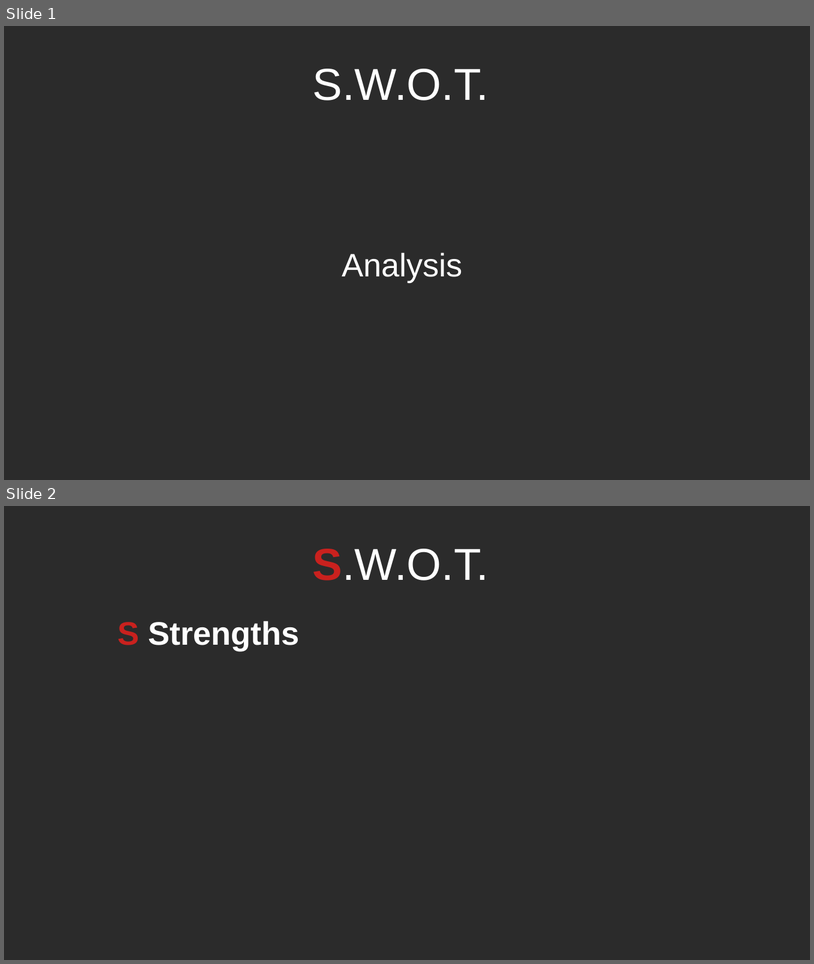
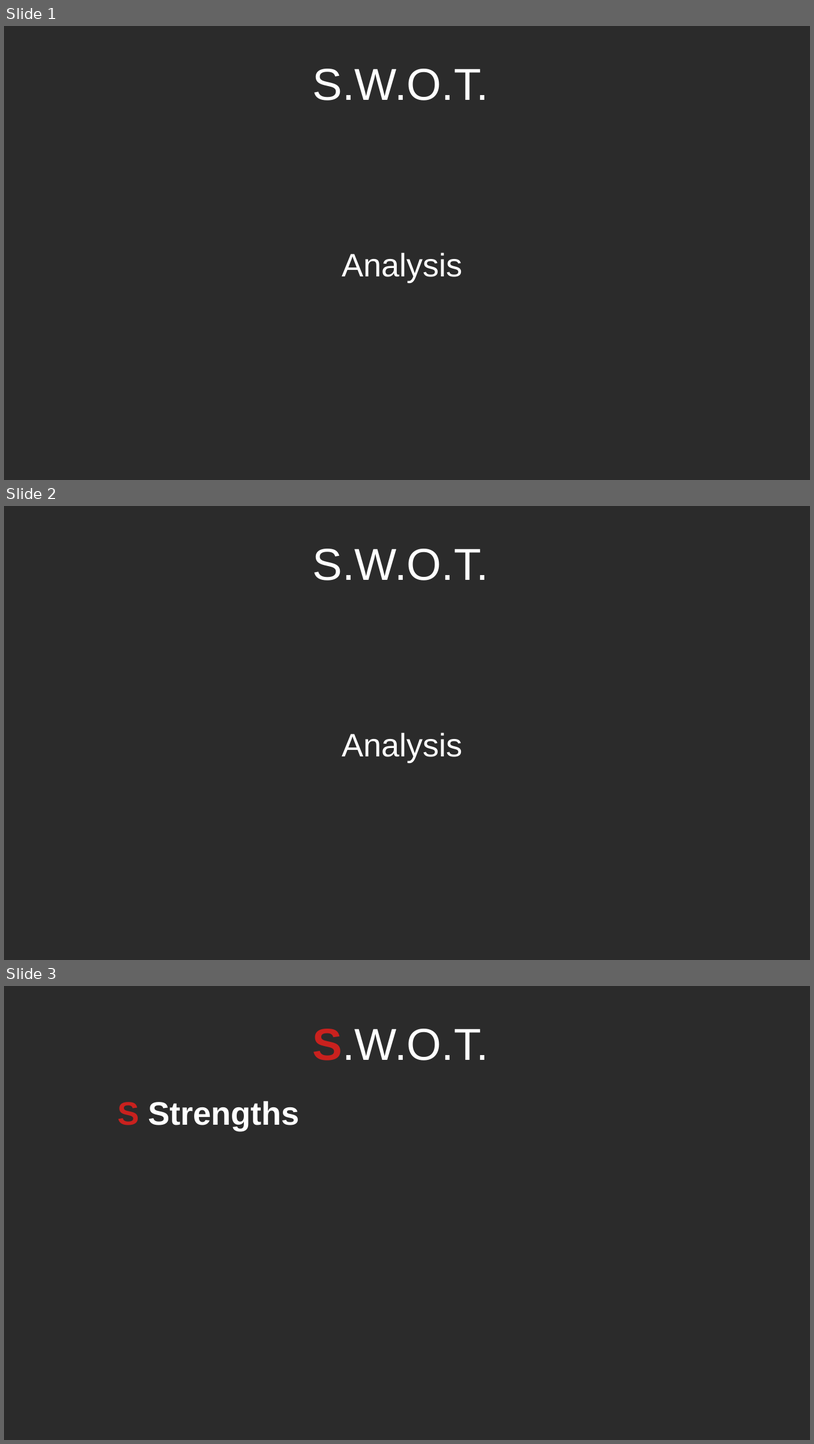
Before and after one commit to RayAndrade/JavaScriptStudy, a slide deck: Behavioral/ChainOfResponsibility/swot.odp. Shown one above the other, each under a label of ours: slides 1 and 2 before the commit, slides 1, 2 and 3 after it. The pictures are 814x964 and 814x1444 pixels, drawn with LibreOffice and Linux fonts; fonts in the diff are those of the drawing; background and template pictures are left out; a plain dark background stands for a picture behind light text. Boxes give left, top, right and bottom in pixels: in the first picture for what was removed or moved away, otherwise in the second. Text is boxed around its words. In the diff, an @@ line names an element or a change of style, - is before the commit and + after.

```diff
--- a/Behavioral/ChainOfResponsibility/swot.odp
+++ b/Behavioral/ChainOfResponsibility/swot.odp
@@ slide 2 added at (4, 506, 810, 960), background picture (left out) @@
@@ title added at (312, 549, 489, 580), 44 pt, text #FFFFFF @@
+S.W.O.T.
@@ subtitle added at (342, 732, 463, 762), 32 pt, text #FFFFFF @@
+Analysis
@@ what was slide 2 is now slide 3 @@
```
Also in this commit, not shown: 12 other files.
